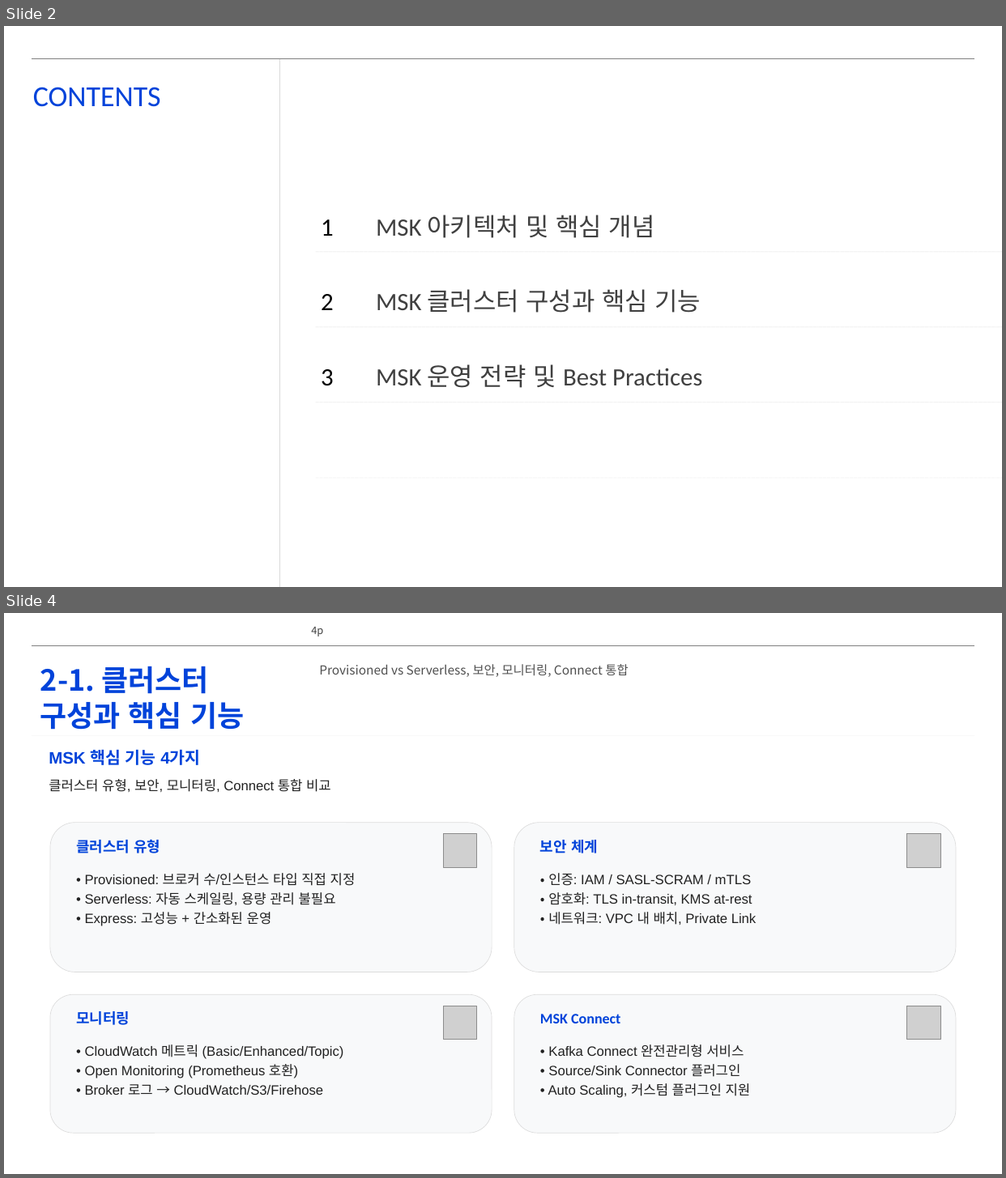
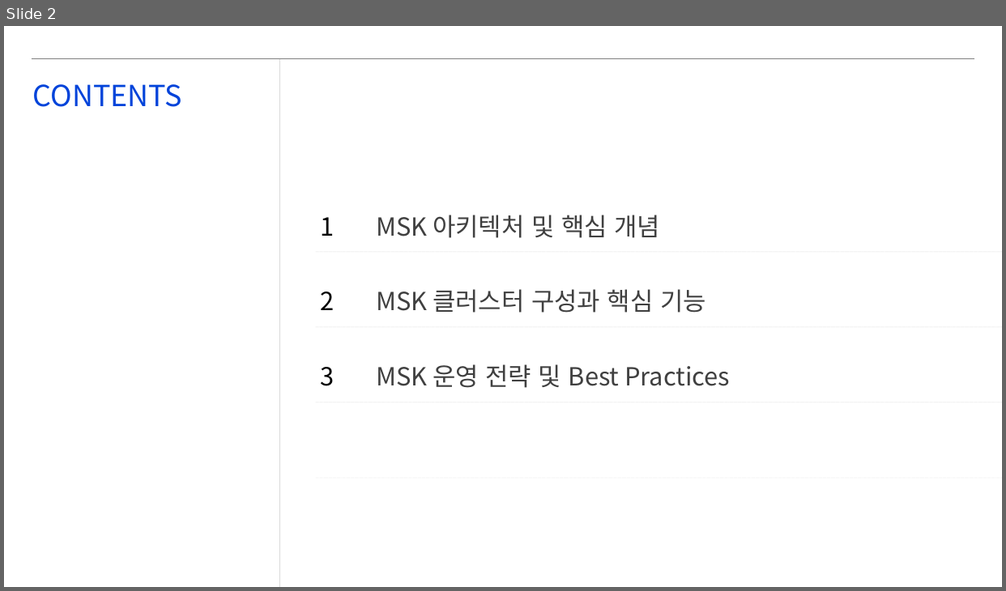
Before and after one commit to lhs6395-hslee/project-steer, a slide deck: results/pptx/AWS_MSK_Expert_Intro.pptx. Shown one above the other, each under a label of ours: slides 2 and 4 before the commit, slide 2 after it; the slides between them are not shown. The pictures are 1006x1178 and 1006x591 pixels, drawn with LibreOffice and Linux fonts; fonts in the diff are those of the drawing; grey boxes stand for pictures; background and template pictures are left out. Boxes give left, top, right and bottom in pixels: in the first picture for what was removed or moved away, otherwise in the second. Text is boxed around its words. In the diff, an @@ line names an element or a change of style, - is before the commit and + after.

```diff
--- a/results/pptx/AWS_MSK_Expert_Intro.pptx
+++ b/results/pptx/AWS_MSK_Expert_Intro.pptx
@@ slide 4 removed at <box>4,613,1002,1174</box>, background #FFFFFF; not listed: 1 template element that a slide beside it also shows @@
@@ page number removed at <box>311,627,323,636</box> @@
-4p
@@ text removed at <box>40,666,244,730</box> @@
-2-1. 클러스터 구성과 핵심 기능
@@ text removed at <box>319,664,628,677</box> @@
-Provisioned vs Serverless, 보안, 모니터링, Connect 통합
@@ line removed from (32, 736) to (975, 736) @@
@@ text removed at <box>49,749,200,765</box> @@
-MSK 핵심 기능 4가지
@@ text removed at <box>49,779,331,792</box> @@
-클러스터 유형, 보안, 모니터링, Connect 통합 비교
@@ rounded rectangle removed at <box>50,823,492,973</box> @@
@@ rounded rectangle removed at <box>514,823,957,973</box> @@
@@ text removed at <box>76,839,160,854</box> @@
-클러스터 유형
@@ picture removed at <box>444,834,477,867</box> @@
@@ text removed at <box>540,840,598,854</box> @@
-보안 체계
@@ picture removed at <box>908,834,941,867</box> @@
@@ text removed at <box>85,873,356,926</box> @@
-• Provisioned: 브로커 수/인스턴스 타입 직접 지정
-• Serverless: 자동 스케일링, 용량 관리 불필요
-• Express: 고성능 + 간소화된 운영
@@ text removed at <box>548,873,756,925</box> @@
-• 인증: IAM / SASL-SCRAM / mTLS
-• 암호화: TLS in-transit, KMS at-rest
-• 네트워크: VPC 내 배치, Private Link
@@ rounded rectangle removed at <box>50,995,492,1133</box> @@
@@ rounded rectangle removed at <box>514,995,957,1133</box> @@
@@ text removed at <box>76,1012,130,1025</box> @@
-모니터링
@@ picture removed at <box>444,1006,477,1040</box> @@
@@ text removed at <box>540,1014,620,1024</box> @@
-MSK Connect
@@ picture removed at <box>908,1006,941,1040</box> @@
@@ text removed at <box>85,1045,344,1095</box> @@
-• CloudWatch 메트릭 (Basic/Enhanced/Topic)
-• Open Monitoring (Prometheus 호환)
-• Broker 로그 → CloudWatch/S3/Firehose
@@ text removed at <box>548,1045,751,1098</box> @@
-• Kafka Connect 완전관리형 서비스
-• Source/Sink Connector 플러그인
-• Auto Scaling, 커스텀 플러그인 지원
@@ slide 2 changed as well @@
@@ font Calibri to Noto Sans CJK KR in 3 elements at <box>33,84,182,107</box>, <box>320,217,334,386</box>, <box>376,215,730,388</box> @@
```
Also in this commit, not shown: 7 other slides changed, 2 other slides removed, 2 other files.
